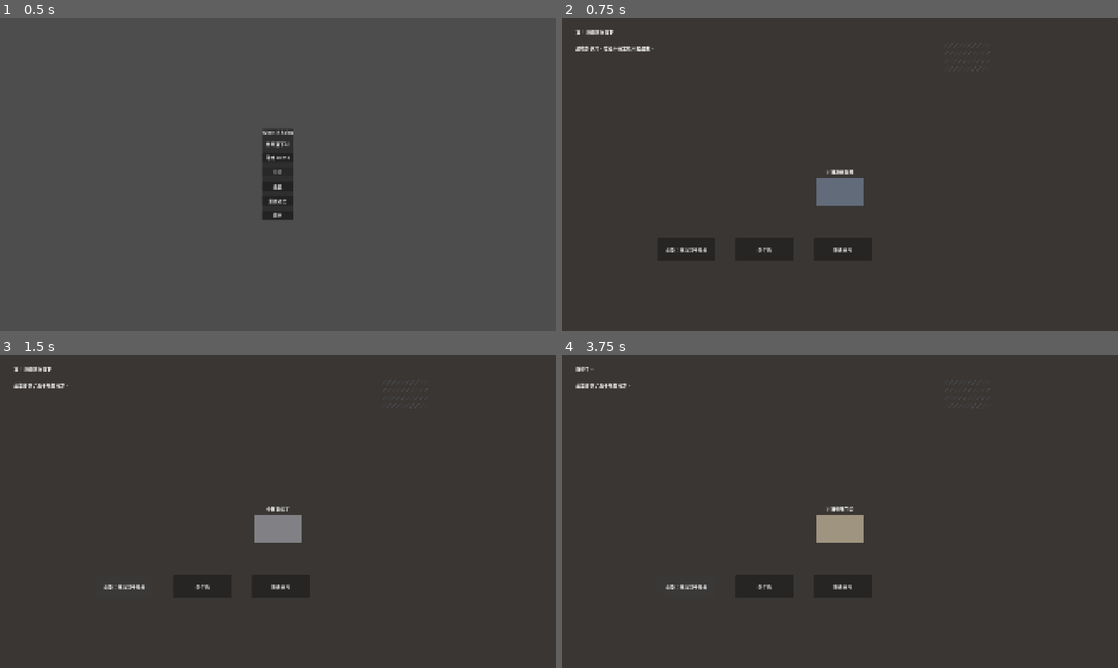
Above: before the commit, frames 1-4 (two rows, left to right).
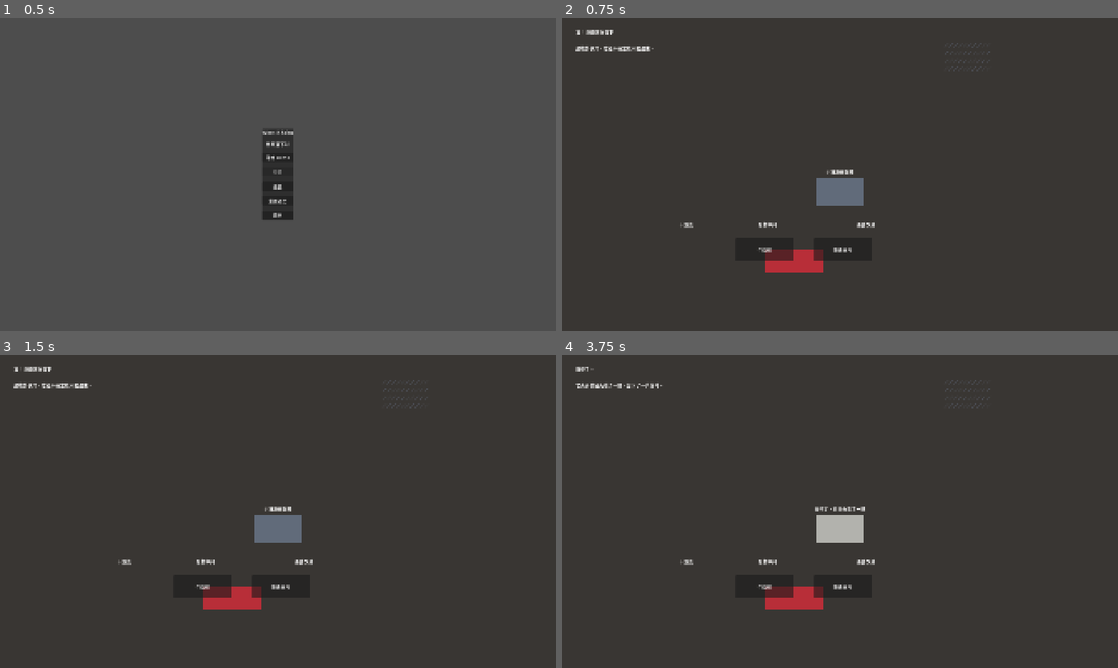
Above: after the commit, the same moments.

Repository: zhangguixia/when-it-rains
Game: Godot game, scene res://game/main/Main.tscn
Two runs of this game, one before a commit and one after it. Both use one fixed random seed, a clock stepped at 60 frames per second and the inputs below.
Inputs (mouse positions are in pixels of both pictures, inside the frame that each line leads up to):
- Up to frame 1 (0.5 s): no input
- Up to frame 2 (0.75 s): click "开始 Demo" at 0.5 s
- Up to frame 3 (1.5 s): click (122, 586) at 1.25 s, where only the run before the commit has a clickable "坐垫：移动到干燥处"
- Up to frame 4 (3.75 s): click "倒牛奶" (after the commit: "牛奶碗") at 2 s; click "推进天气" at 2.75 s; click (684, 586) at 3.5 s, where only the run before the commit has a clickable "坐垫：移动到干燥处"

Frame 1 is identical in both runs. In frame 2, 1.0% of the frame differs, in the area x 18-57%, y 65-82%; in frame 3, 2.0%; in frame 4, 2.0%, in the area x 2-57%, y 9-82%.

Commit message:
feat: add draggable cushion interaction

Diff:
--- /dev/null
+++ b/game/shelter/CushionDragger.gd
@@ -0,0 +1,37 @@
+extends ColorRect
+
+signal cushion_dropped(area_id: String)
+
+const SNAP_POSITIONS := {
+	"dry_left": Vector2(420, 800),
+	"center": Vector2(700, 800),
+	"wet_right": Vector2(1040, 800)
+}
+
+var dragging := false
+var drag_offset := Vector2.ZERO
+
+func _ready() -> void:
+	position = get_snap_position_for_area("center")
+
+func _gui_input(event: InputEvent) -> void:
+	if event is InputEventMouseButton and event.button_index == MOUSE_BUTTON_LEFT:
+		dragging = event.pressed
+		if dragging:
+			drag_offset = get_global_mouse_position() - global_position
+		else:
+			var area_id := get_area_for_position(global_position)
+			position = get_snap_position_for_area(area_id)
+			cushion_dropped.emit(area_id)
+	elif event is InputEventMouseMotion and dragging:
+		global_position = get_global_mouse_position() - drag_offset
+
+func get_area_for_position(drop_position: Vector2) -> String:
+	if drop_position.x < 560:
+		return "dry_left"
+	if drop_position.x < 900:
+		return "center"
+	return "wet_right"
+
+func get_snap_position_for_area(area_id: String) -> Vector2:
+	return SNAP_POSITIONS.get(area_id, SNAP_POSITIONS["center"])
--- a/game/shelter/ShelterScene.gd
+++ b/game/shelter/ShelterScene.gd
@@ -2,7 +2,7 @@
 
 @onready var rain_label: Label = %RainLabel
 @onready var prompt_label: Label = %PromptLabel
-@onready var cushion_button: Button = %CushionButton
+@onready var cushion: ColorRect = %Cushion
 @onready var milk_button: Button = %MilkButton
 @onready var advance_button: Button = %AdvanceButton
 @onready var weather: Node = %WeatherController
@@ -13,7 +13,7 @@
 var stage := "first_rain"
 
 func _ready() -> void:
-	cushion_button.pressed.connect(_move_cushion)
+	cushion.cushion_dropped.connect(_move_cushion)
 	milk_button.pressed.connect(_pour_milk)
 	advance_button.pressed.connect(_advance_weather)
 	cat.petted.connect(_pet_cat)
@@ -22,9 +22,15 @@
 	weather.rain_stopped.connect(_on_rain_stopped)
 	_restore_from_saved_stage()
 
-func _move_cushion() -> void:
-	care.move_cushion("dry_left")
-	prompt_label.text = "坐垫挪到了更干燥的地方。"
+func _move_cushion(area_id: String) -> void:
+	care.move_cushion(area_id)
+	match area_id:
+		"dry_left":
+			prompt_label.text = "坐垫挪到了更干燥的地方。"
+		"wet_right":
+			prompt_label.text = "这里有一点飘雨，小猫缩了缩。"
+		_:
+			prompt_label.text = "坐垫放在屋檐中间。"
 
 func _pour_milk() -> void:
 	care.pour_milk()
--- a/game/shelter/ShelterScene.tscn
+++ b/game/shelter/ShelterScene.tscn
@@ -4,6 +4,7 @@
 [ext_resource type="Script" path="res://game/shelter/WeatherController.gd" id="2"]
 [ext_resource type="Script" path="res://game/shelter/CareController.gd" id="3"]
 [ext_resource type="PackedScene" path="res://game/cat/CatActor.tscn" id="4"]
+[ext_resource type="Script" path="res://game/shelter/CushionDragger.gd" id="5"]
 
 [node name="ShelterScene" type="Control"]
 layout_mode = 3
@@ -58,14 +59,42 @@
 offset_bottom = 140.0
 text = "拖动坐垫、点击牛奶碗、轻轻摸摸小猫。"
 
-[node name="CushionButton" type="Button" parent="."]
+[node name="DryAreaLabel" type="Label" parent="."]
+layout_mode = 0
+offset_left = 360.0
+offset_top = 700.0
+offset_right = 500.0
+offset_bottom = 730.0
+text = "干燥处"
+horizontal_alignment = 1
+
+[node name="CenterAreaLabel" type="Label" parent="."]
+layout_mode = 0
+offset_left = 640.0
+offset_top = 700.0
+offset_right = 780.0
+offset_bottom = 730.0
+text = "屋檐中间"
+horizontal_alignment = 1
+
+[node name="WetAreaLabel" type="Label" parent="."]
+layout_mode = 0
+offset_left = 980.0
+offset_top = 700.0
+offset_right = 1120.0
+offset_bottom = 730.0
+text = "雨会飘到"
+horizontal_alignment = 1
+
+[node name="Cushion" type="ColorRect" parent="."]
 unique_name_in_owner = true
 layout_mode = 0
-offset_left = 330.0
-offset_top = 760.0
-offset_right = 530.0
-offset_bottom = 840.0
-text = "坐垫：移动到干燥处"
+offset_left = 700.0
+offset_top = 800.0
+offset_right = 900.0
+offset_bottom = 880.0
+color = Color(0.72, 0.18, 0.22, 1)
+script = ExtResource("5")
 
 [node name="MilkButton" type="Button" parent="."]
 unique_name_in_owner = true
@@ -74,7 +103,7 @@
 offset_top = 760.0
 offset_right = 800.0
 offset_bottom = 840.0
-text = "倒牛奶"
+text = "牛奶碗"
 
 [node name="AdvanceButton" type="Button" parent="."]
 unique_name_in_owner = true
--- a/game/tests/TestRunner.gd
+++ b/game/tests/TestRunner.gd
@@ -9,6 +9,7 @@
 	_run_script("res://game/tests/test_care_controller.gd")
 	_run_script("res://game/tests/test_main_routing.gd")
 	_run_script("res://game/tests/test_shelter_restore.gd")
+	_run_script("res://game/tests/test_cushion_dragger.gd")
 	if failures.is_empty():
 		print("TESTS PASSED")
 		get_tree().quit(0)
--- /dev/null
+++ b/game/tests/test_cushion_dragger.gd
@@ -0,0 +1,16 @@
+extends RefCounted
+
+func run(assert_true: Callable, assert_equal: Callable) -> void:
+	var dragger_script: Script = load("res://game/shelter/CushionDragger.gd")
+	assert_true.call(dragger_script != null, "cushion dragger script exists")
+	if dragger_script == null:
+		return
+
+	var dragger: Control = dragger_script.new()
+	assert_equal.call(dragger.get_area_for_position(Vector2(420, 760)), "dry_left", "left drop area")
+	assert_equal.call(dragger.get_area_for_position(Vector2(700, 760)), "center", "center drop area")
+	assert_equal.call(dragger.get_area_for_position(Vector2(1040, 760)), "wet_right", "right drop area")
+	assert_equal.call(dragger.get_snap_position_for_area("dry_left"), Vector2(420, 800), "left snap position")
+	assert_equal.call(dragger.get_snap_position_for_area("center"), Vector2(700, 800), "center snap position")
+	assert_equal.call(dragger.get_snap_position_for_area("wet_right"), Vector2(1040, 800), "right snap position")
+	dragger.free()
